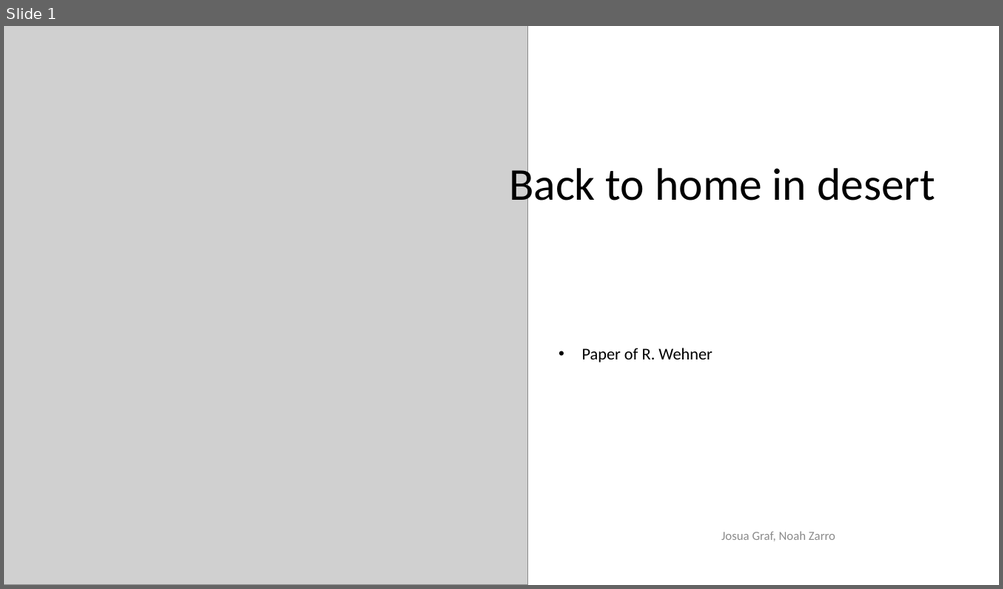
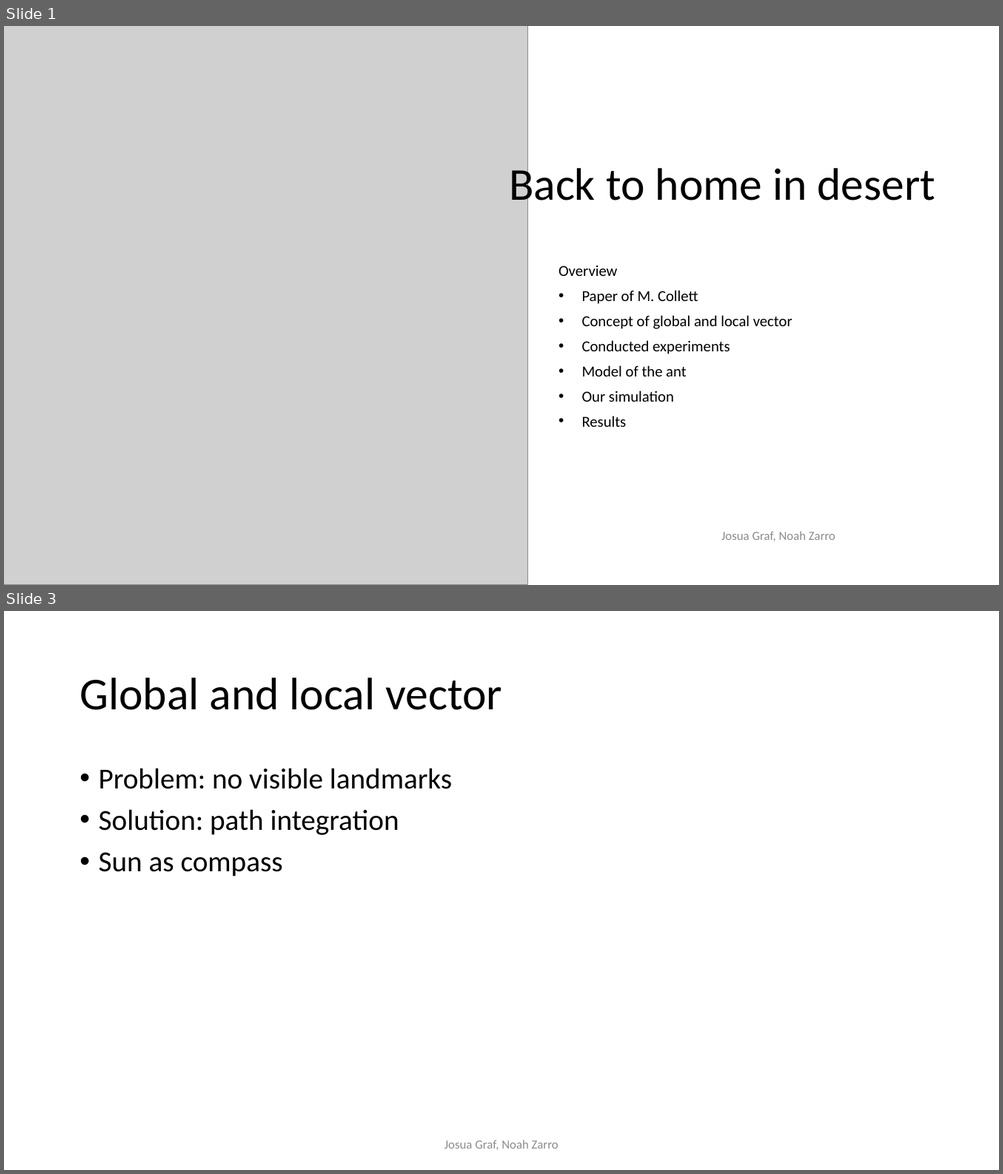
Before and after one commit to noahzarro/project_template, a slide deck: flashtalk/Back to home in desert.pptx. Shown one above the other, each under a label of ours: slide 1 before the commit, slides 1 and 3 after it; the slides between them are not shown. The pictures are 1003x589 and 1003x1174 pixels, drawn with LibreOffice and Linux fonts; fonts in the diff are those of the drawing; grey boxes stand for pictures; background and template pictures are left out. Boxes give left, top, right and bottom in pixels: in the first picture for what was removed or moved away, otherwise in the second. Text is boxed around its words. In the diff, an @@ line names an element or a change of style, - is before the commit and + after.

```diff
--- a/flashtalk/Back to home in desert.pptx
+++ b/flashtalk/Back to home in desert.pptx
@@ slide 3 added at <box>4,611,999,1170</box>, background #FFFFFF @@
@@ title added at <box>79,678,502,710</box>, 44 pt, text #000000 @@
+Global and local vector
@@ text added at <box>99,768,452,877</box>, 28 pt, text #000000 @@
+• Problem: no visible landmarks
+• Solution: path integration
+• Sun as compass
@@ text added at <box>444,1140,558,1150</box>, 12 pt, text #8C8C8C @@
+Josua Graf, Noah Zarro
@@ slide 1 changed as well @@
@@ subtitle at <box>558,266,792,427</box>: text changed; size 16 to 14.8 pt @@
-• Paper of R. Wehner
+Overview
+• Paper of M. Collett
+• Concept of global and local vector
+• Conducted experiments
+• Model of the ant
+• Our simulation
+• Results
```
Also in this commit, not shown: 1 other slide changed, 2 other slides added, 1 other file.
